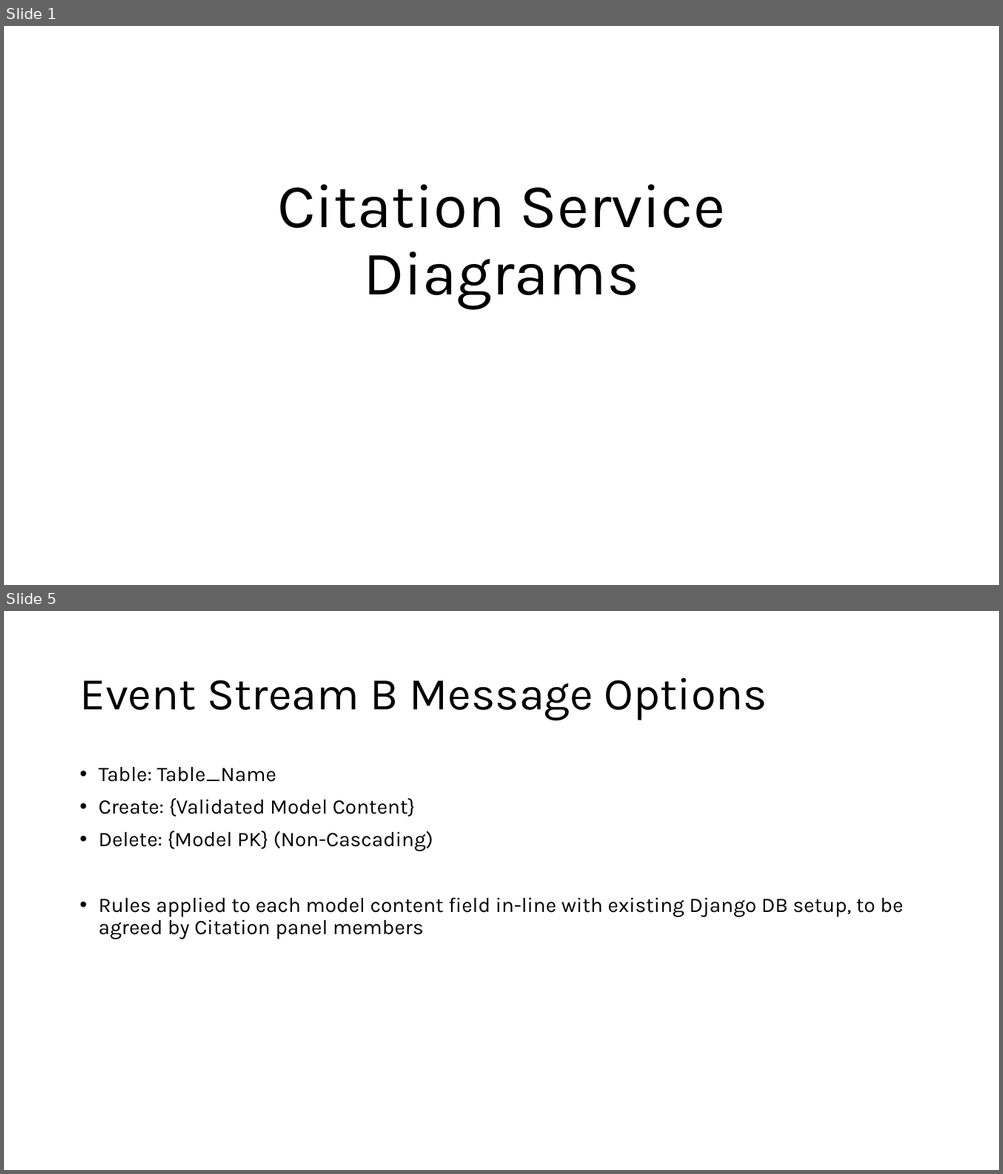
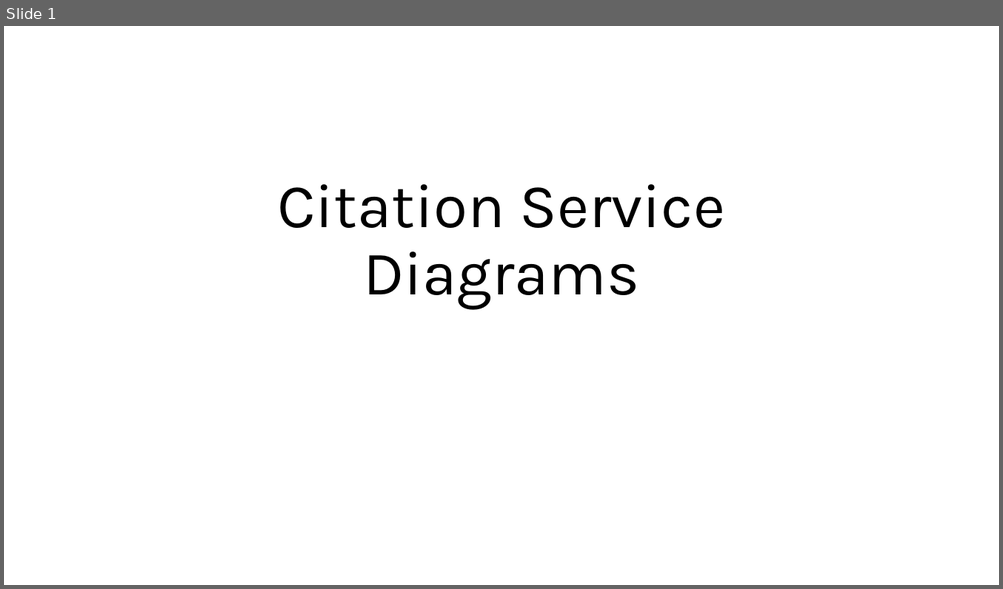
Before and after one commit to cedadev/cmip7-citation-service, a slide deck: docs/CitationServiceDiagrams.pptx. Shown one above the other, each under a label of ours: slides 1 and 5 before the commit, slide 1 after it; the slides between them are not shown. The pictures are 1003x1174 and 1003x589 pixels, drawn with LibreOffice and Linux fonts; fonts in the diff are those of the drawing. Boxes give left, top, right and bottom in pixels: in the first picture for what was removed or moved away, otherwise in the second. Text is boxed around its words. In the diff, an @@ line names an element or a change of style, - is before the commit and + after.

Commit message:
Updated diagrams, added publication_year to message requirements

```diff
--- a/docs/CitationServiceDiagrams.pptx
+++ b/docs/CitationServiceDiagrams.pptx
@@ slide 5 removed at (4,611,999,1170), background #FFFFFF @@
@@ title removed at (79,678,767,721) @@
-Event Stream B Message Options
@@ text removed at (99,767,903,940) @@
-• Table: Table_Name
-• Create: {Validated Model Content}
-• Delete: {Model PK} (Non-Cascading)
-• Rules applied to each model content field in-line with existing Django DB setup, to be agreed by Citation panel members
```
Also in this commit, not shown: 2 slides changed, 1 other slide removed, 2 other files.
